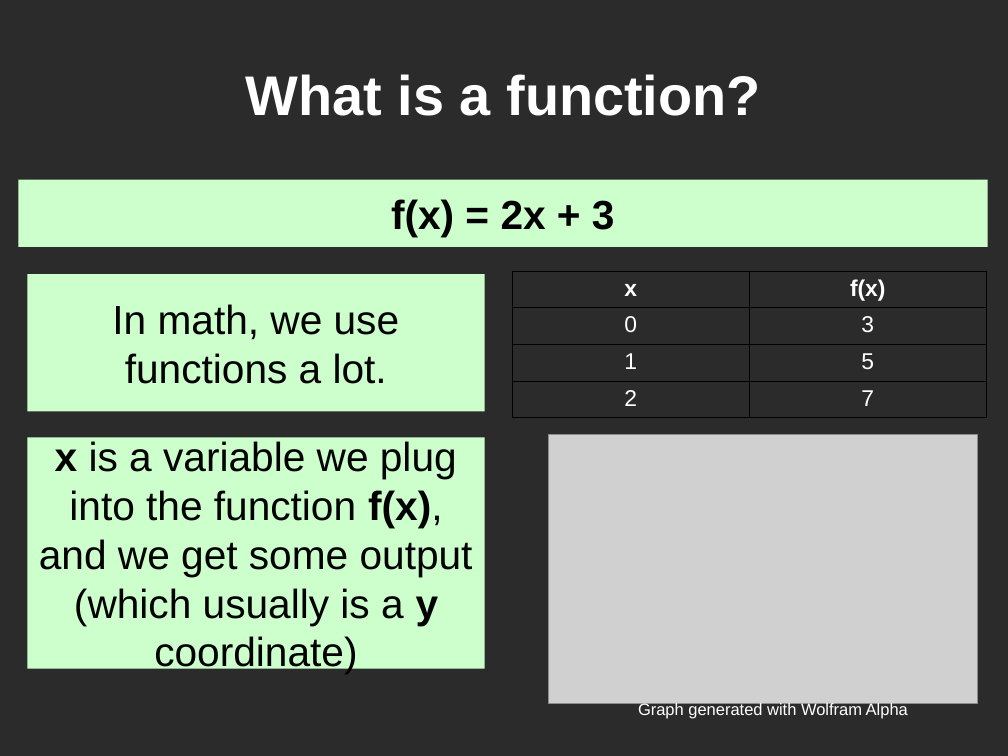
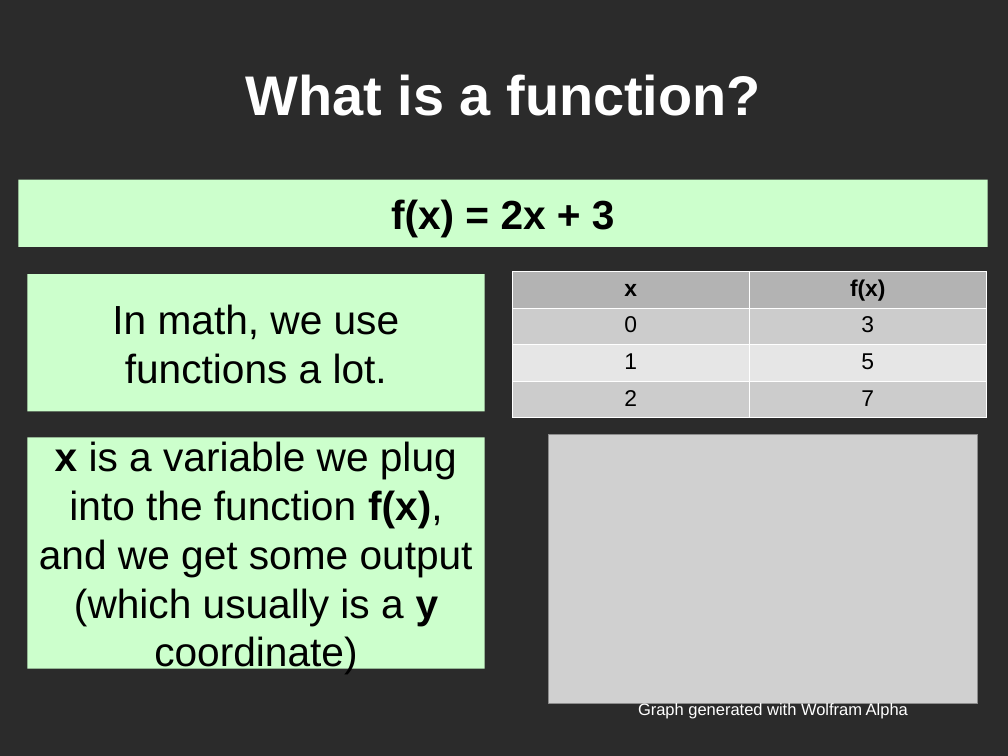
Before and after one commit to mactwist555/CPP-Course, a slide deck: slide 5 of Lecture_Slides/4 Functions/Functions.odp. Drawn at 1008x756 pixels with LibreOffice and Linux fonts; fonts in the diff are those of the drawing; grey boxes stand for pictures; background and template pictures are left out; a plain dark background stands for a picture behind light text. Boxes give left, top, right and bottom in pixels: in the first picture for what was removed or moved away, otherwise in the second. Text is boxed around its words. In the diff, an @@ line names an element or a change of style, - is before the commit and + after.

```diff
--- a/Lecture_Slides/4 Functions/Functions.odp
+++ b/Lecture_Slides/4 Functions/Functions.odp
@@ table at (x1=512, y1=272, x2=986, y2=412) @@
@@ fill none to #B3B3B3 in row 1 @@
@@ fill none to #CCCCCC in 4 cells @@
@@ fill none to #E6E6E6 in row 3 @@
@@ text colour #FFFFFF to #000000 @@
@@ borders changed @@
```
Also in this commit, not shown: 2 other slides changed, 4 other files.
